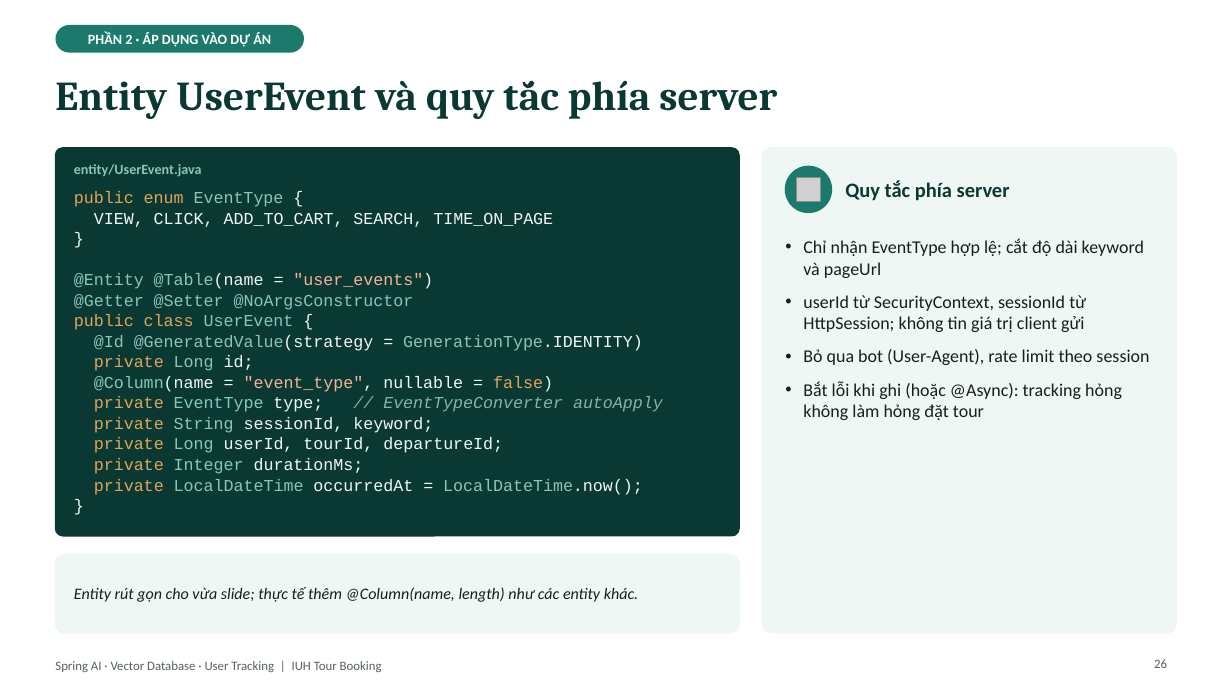
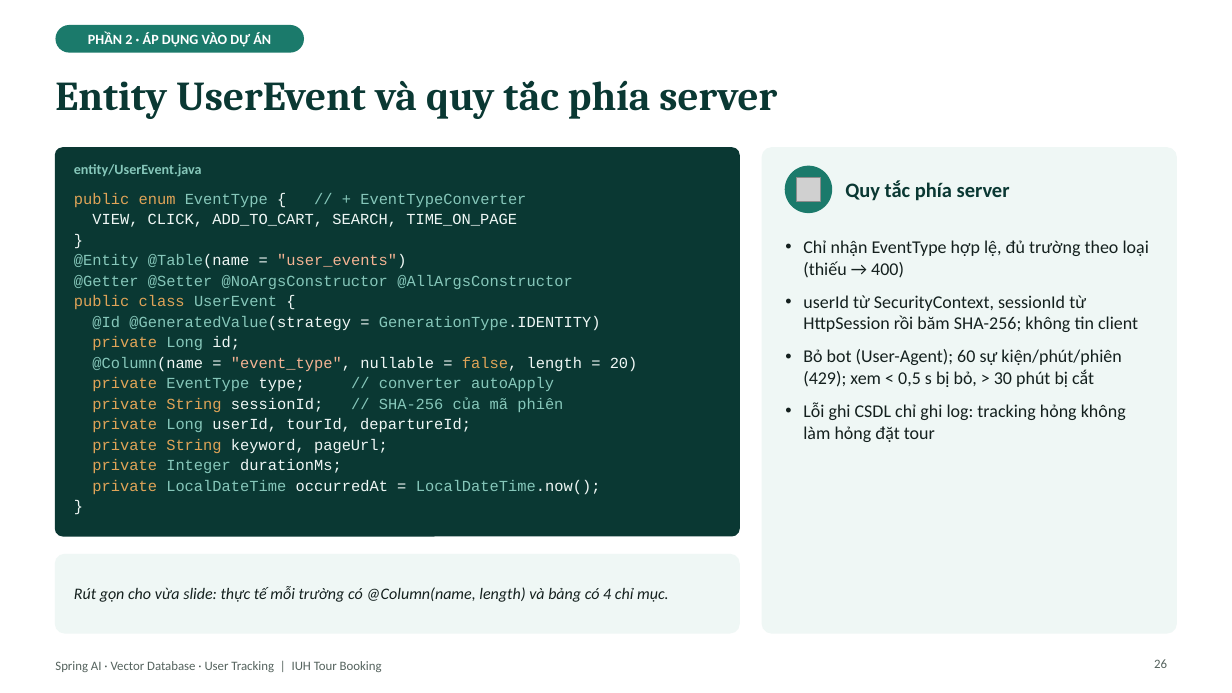
Before and after one commit to kanele05/project_www, a slide deck: slide 26 of docs/presentation/SpringAI_VectorDB_UserTracking.pptx. Drawn at 1232x693 pixels with LibreOffice and Linux fonts; fonts in the diff are those of the drawing; grey boxes stand for pictures. Boxes give left, top, right and bottom in pixels: in the first picture for what was removed or moved away, otherwise in the second. Text is boxed around its words. In the diff, an @@ line names an element or a change of style, - is before the commit and + after.

```diff
--- a/docs/presentation/SpringAI_VectorDB_UserTracking.pptx
+++ b/docs/presentation/SpringAI_VectorDB_UserTracking.pptx
@@ text at [74,193,526,207]: text changed; size 13 to 12 pt; text colour #E0A458 to #86C7BA @@
-public enum EventType {
+public enum EventType { // + EventTypeConverter
@@ text at [74,213,601,495]: size 13 to 12 pt in "VIEW, CLICK, ADD_TO_CART, SEARCH, TIME_ON_PAGE", "}", "@Entity @Table(name = "user_events")", "public class UserEvent {" and 6 more places @@
@@ text at [803,240,1149,442]: text changed @@
-• Chỉ nhận EventType hợp lệ; cắt độ dài keyword và pageUrl
-• userId từ SecurityContext, sessionId từ HttpSession; không tin giá trị client gửi
-• Bỏ qua bot (User-Agent), rate limit theo session
-• Bắt lỗi khi ghi (hoặc @Async): tracking hỏng không làm hỏng đặt tour
+• Chỉ nhận EventType hợp lệ, đủ trường theo loại (thiếu → 400)
+• userId từ SecurityContext, sessionId từ HttpSession rồi băm SHA-256; không tin client
+• Bỏ bot (User-Agent); 60 sự kiện/phút/phiên (429); xem < 0,5 s bị bỏ, > 30 phút bị cắt
+• Lỗi ghi CSDL chỉ ghi log: tracking hỏng không làm hỏng đặt tour
@@ text at [74,275,572,289]: text changed; size 13 to 12 pt @@
-@Getter @Setter @NoArgsConstructor
+@Getter @Setter @NoArgsConstructor @AllArgsConstructor
@@ text at [92,357,638,412]: text changed; size 13 to 12 pt; text colour #EFF7F5 to #86C7BA @@
-@Column(name = "event_type", nullable = false)
-private EventType type; // EventTypeConverter autoApply
-private String sessionId, keyword;
+@Column(name = "event_type", nullable = false, length = 20)
+private EventType type; // converter autoApply
+private String sessionId; // SHA-256 của mã phiên
@@ text at [92,439,388,453]: paragraph added @@
+private String keyword, pageUrl;
@@ text at [74,586,669,602]: text changed @@
-Entity rút gọn cho vừa slide; thực tế thêm @Column(name, length) như các entity khác.
+Rút gọn cho vừa slide: thực tế mỗi trường có @Column(name, length) và bảng có 4 chỉ mục.
```
Also in this commit, not shown: 20 other slides changed, 3 other files.
